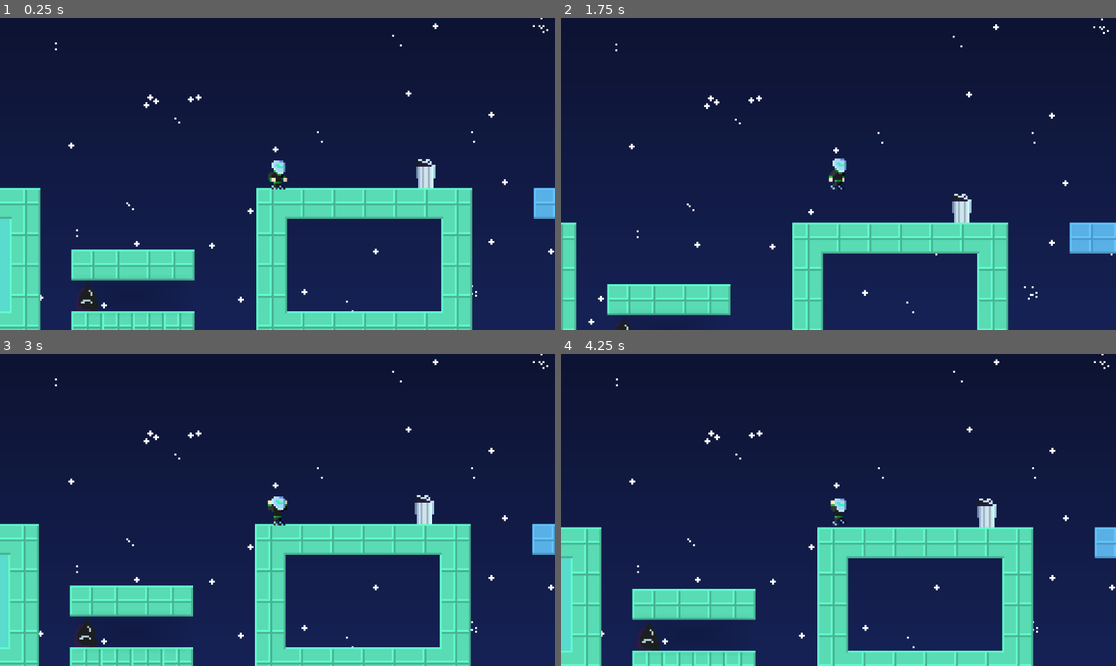
Above: before the commit, frames 1-4 (two rows, left to right).
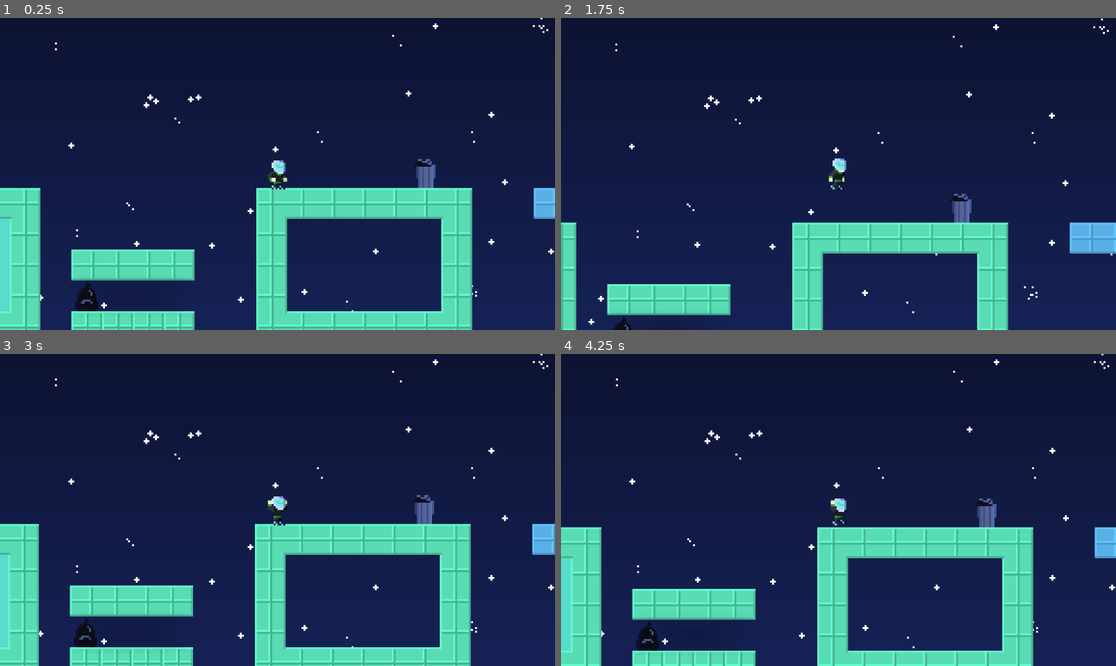
Above: after the commit, the same moments.

Repository: reneelias/Godot-2D-Platformer
Game: Godot game, scene res://Scenes/main.tscn
The game is run twice, just before and just after one commit, with the same random seed, the same clock (stepped at 60 frames per second) and the same inputs.
Inputs:
- Up to frame 1 (0.25 s): no input
- Up to frame 2 (1.75 s): tap Enter at 0.5 s; hold R 0.53-1.28 s; hold D from 0.53 s (still down); tap Space (Jump) at 0.77, 1.52 s; tap R at 1.35 s
- Up to frame 3 (3 s): release D at 2.03 s; hold A 2.03-2.78 s; hold R 2.03-2.78 s; hold D from 2.78 s (still down); tap R at 2.85 s
- Up to frame 4 (4.25 s): keep holding D; tap Space (Jump) at 3.02, 3.77 s; hold R from 3.53 s (still down)

The runs differ from the first frame. In frame 1, 0.3% of the frame differs, in the area x 13-79%, y 45-94%; in frame 2, 0.3%; in frame 3, 0.3%; in frame 4, 0.3%.

Commit message:
Add wooden crates + foreground/background tileset separation

Diff:
--- a/2d-platformer/Scenes/main.tscn
+++ b/2d-platformer/Scenes/main.tscn
@@ -198,8 +198,12 @@
 1:0/0 = 0
 2:0/0 = 0
 3:0/0 = 0
+3:0/0/physics_layer_0/polygon_0/points = PackedVector2Array(-8, -8, 8, -8, 8, 8, -8, 8)
+4:0/0 = 0
+4:0/0/physics_layer_0/polygon_0/points = PackedVector2Array(-8, -8, 8, -8, 8, 8, -8, 8)
 
 [sub_resource type="TileSet" id="TileSet_6bp64"]
+physics_layer_0/collision_layer = 1
 sources/0 = SubResource("TileSetAtlasSource_21xkr")
 
 [sub_resource type="Gradient" id="Gradient_kry3j"]
@@ -257,11 +261,18 @@
 tile_map_data = PackedByteArray("AAAFAAEAAAAAAAQAAAAFAAUAAAAAAAQAAAAGAAEAAAAAAAQAAAAGAAUAAAAAAAQAAAAHAAEAAAAAAAQAAAAHAA …(3200 unchanged characters)…
 tile_set = SubResource("TileSet_h2yge")
 
-[node name="Scenery" type="TileMapLayer" parent="TileMapLayers"]
+[node name="Scenery_Background" type="TileMapLayer" parent="TileMapLayers"]
+modulate = Color(0.408926, 0.43553, 0.646819, 1)
 light_mask = 2
 z_index = -50
 texture_filter = 1
 tile_map_data = PackedByteArray("AAAeAPn/AAAAAAAAABAOAPn/AAACAAAAAAADAP3/AAABAAAAAAA=")
+tile_set = SubResource("TileSet_6bp64")
+
+[node name="Scenery_Foreground" type="TileMapLayer" parent="TileMapLayers"]
+light_mask = 2
+texture_filter = 1
+tile_map_data = PackedByteArray("AAD//wQAAAADAAAAAAAAAAQAAAAEAAAAAAD+/wQAAAADAAAAAAD//wMAAAAEAAAAAAA=")
 tile_set = SubResource("TileSet_6bp64")
 
 [node name="PointLight2D" type="PointLight2D" parent="."]
Binary file changed: 2d-platformer/Sprites/Scenery.png
